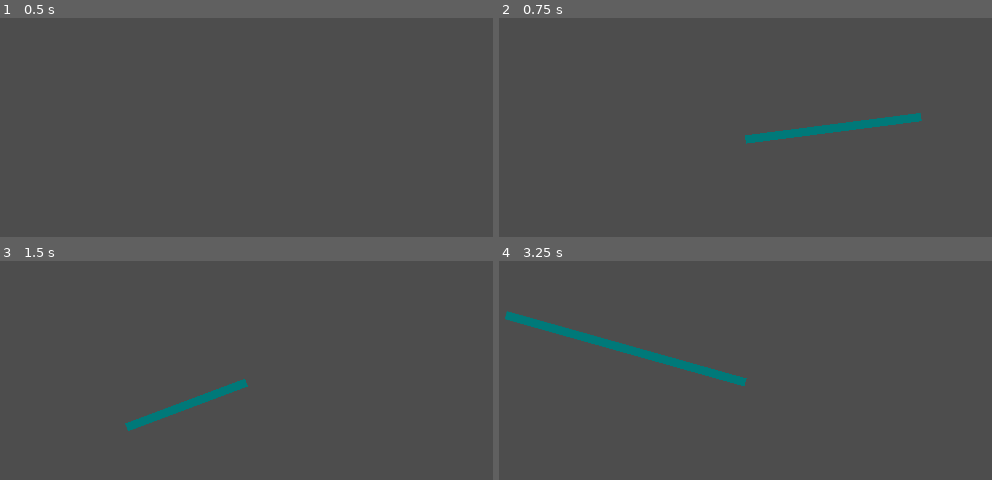
Above: before the commit, frames 1-4 (two rows, left to right).
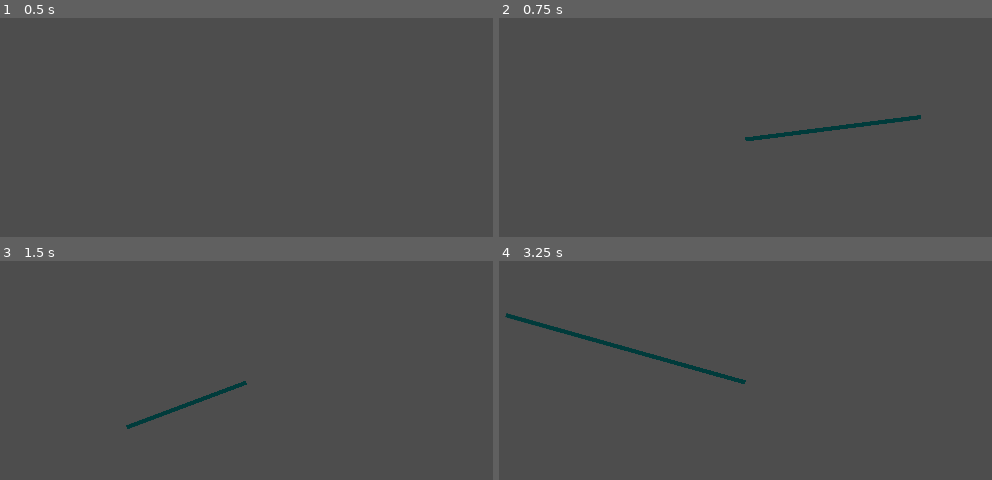
Above: after the commit, the same moments.

Repository: TLS15/FIRSTHIT
Game: Godot game, scene res://Scenes/Connection_Line.tscn
The game is run twice, just before and just after one commit, with the same random seed, the same clock (stepped at 60 frames per second) and the same inputs. This scene is started directly instead of the project's main scene.
Inputs (mouse positions are in pixels of both pictures, inside the frame that each line leads up to):
- Up to frame 1 (0.5 s): no input
- Up to frame 2 (0.75 s): tap Enter at 0.5 s; move the mouse to (922, 116) at 0.52 s; click (922, 116) at 0.67 s
- Up to frame 3 (1.5 s): tap Space at 1.25 s; drag from (88, 405) to (207, 471) at 1.27 s
- Up to frame 4 (3.25 s): tap Enter at 2 s; move the mouse to (824, 282) at 2.02 s; click (824, 282) at 2.17 s; tap Space at 2.75 s; drag from (706, 471) to (503, 315) at 2.77 s

Frame 1 is identical in both runs. In frame 2, 1.4% of the frame differs, in the area x 49-86%, y 43-58%; in frame 3, 1.0%; in frame 4, 1.9%, in the area x 1-51%, y 22-58%.

Commit message:
finished rudementary connections, should implement canceling lines and connections

Diff:
--- a/Scenes/Connection_Line.tscn
+++ b/Scenes/Connection_Line.tscn
@@ -2,10 +2,7 @@
 
 [ext_resource type="Script" uid="uid://cp2sycge0jyf8" path="res://Scripts/connection_line.gd" id="1_b0gta"]
 
-[node name="ConnectionLine" type="Node2D" unique_id=536204924]
+[node name="ConnectionLine" type="Line2D" unique_id=664574979]
+points = PackedVector2Array(0, 0, 0, 0)
+default_color = Color(4.0911138e-07, 0.23137382, 0.23152864, 1)
 script = ExtResource("1_b0gta")
-
-[node name="Line2D" type="Line2D" parent="." unique_id=232621061]
-points = PackedVector2Array(0, 1000, 0, 20)
-width = 20.0
-default_color = Color(3.0322374e-06, 0.47392946, 0.47403377, 1)
--- a/Scripts/connection_line.gd
+++ b/Scripts/connection_line.gd
@@ -1,12 +1,14 @@
-extends Node2D
+extends Line2D
 var start_point
+@export var dragging = true
 
 # Called when the node enters the scene tree for the first time.
 func _ready() -> void:
 	start_point = get_global_mouse_position()
-	$Line2D.set_point_position(0, get_local_mouse_position())
+	set_point_position(0, get_local_mouse_position())
 
 
 # Called every frame. 'delta' is the elapsed time since the previous frame.
 func _process(delta: float) -> void:
-	$Line2D.set_point_position(1, get_global_mouse_position())
+	if dragging:
+		set_point_position(1, get_global_mouse_position())
--- a/Scripts/level_manager.gd
+++ b/Scripts/level_manager.gd
@@ -50,7 +50,7 @@
 		connection_lines.append(instance)
 		#instance.position = get_global_mouse_position()
 	else:
-
+		connection_lines[-1].dragging = false
 		var tower_key_value = tower_connections.get_or_add(id_awaiting_connection, [])
 		if tower_key_value.has(id):
 			tower_key_value.erase(id)
